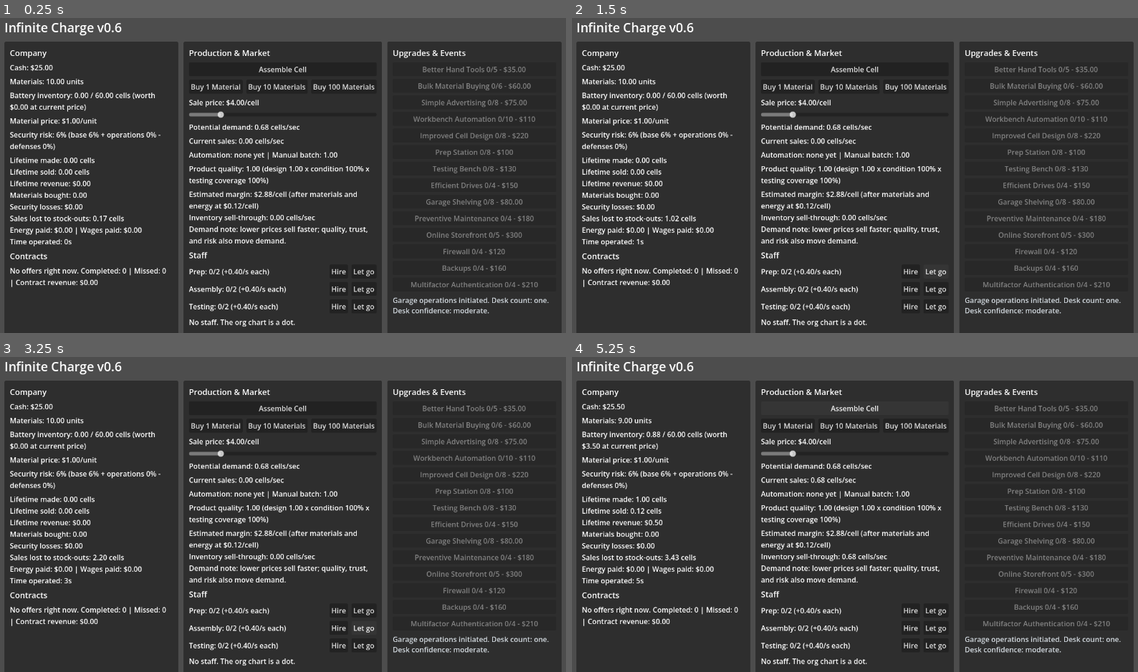
Above: before the commit, frames 1-4 (two rows, left to right).
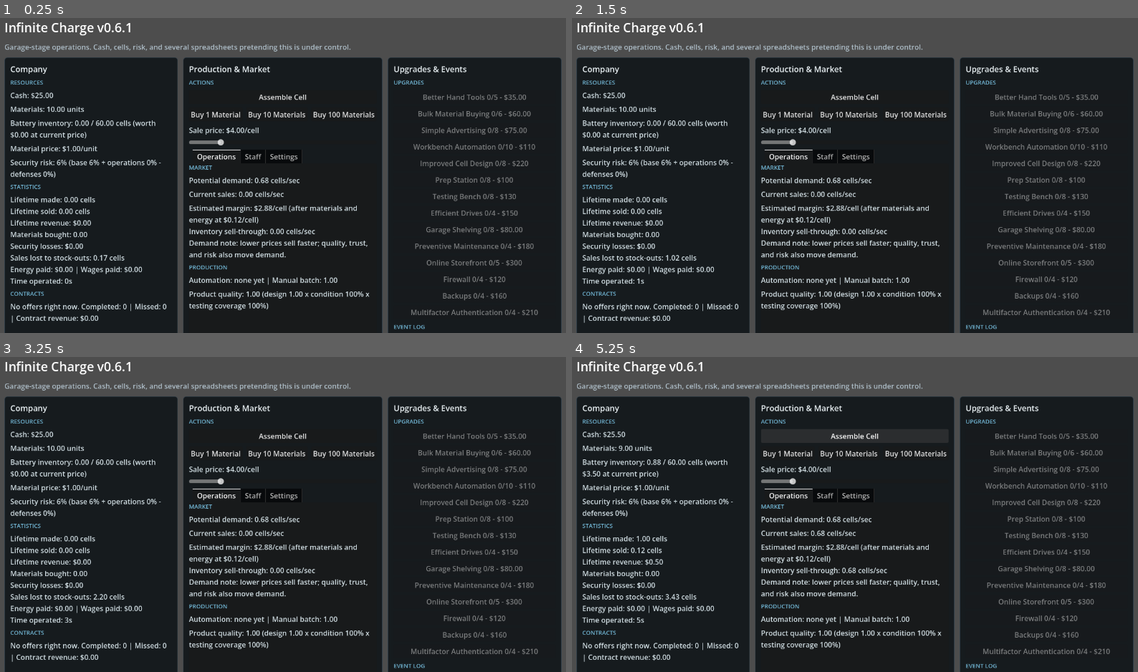
Above: after the commit, the same moments.

Repository: Moose151/infinite-charge
Game: Godot game, scene res://scenes/Main.tscn
Same seed, same stepped clock (60 frames per second), same inputs: the game is played once before the commit and once after it.
Inputs (mouse positions are in pixels of both pictures, inside the frame that each line leads up to):
- Up to frame 1 (0.25 s): no input
- Up to frame 2 (1.5 s): click (934, 270) at 0.5 s, where only the run before the commit has a clickable "Let go"; click (934, 270) at 1.25 s, where only the run before the commit has a clickable "Let go"
- Up to frame 3 (3.25 s): click (362, 627) at 2 s, where only the run before the commit has a clickable "Let go"; click (362, 627) at 2.75 s, where only the run before the commit has a clickable "Let go"
- Up to frame 4 (5.25 s): click (934, 646) at 3.5 s, where only the run before the commit has a clickable "Let go"; click (934, 646) at 4.25 s, where only the run before the commit has a clickable "Let go"; click "Assemble Cell" at 5 s

The runs differ from the first frame. In frame 1, 21% of the frame differs, in the area x 0-100%, y 1-100%; in frame 2, 22%; in frame 3, 22%; in frame 4, 23%.

Commit message:
Improve garage UI readability

Diff:
--- a/project.godot
+++ b/project.godot
@@ -15,7 +15,7 @@
 [application]
 
 config/name="Infinite Charge"
-config/version="0.6"
+config/version="0.6.1"
 run/main_scene="res://scenes/Main.tscn"
 config/features=PackedStringArray("4.7", "Forward Plus")
 config/icon="res://icon.svg"
--- a/scripts/main.gd
+++ b/scripts/main.gd
@@ -82,6 +82,11 @@
 	title.add_theme_font_size_override("font_size", 28)
 	main.add_child(title)
 
+	var subtitle: Label = Label.new()
+	subtitle.text = "Garage-stage operations. Cash, cells, risk, and several spreadsheets pretending this is under control."
+	subtitle.add_theme_color_override("font_color", Color(0.68, 0.74, 0.78))
+	main.add_child(subtitle)
+
 	var body: HBoxContainer = HBoxContainer.new()
 	body.size_flags_vertical = Control.SIZE_EXPAND_FILL
 	body.add_theme_constant_override("separation", 12)
@@ -98,17 +103,17 @@
 	var middle: VBoxContainer = middle_panel.get_node("Margin/Content") as VBoxContainer
 	var right: VBoxContainer = right_panel.get_node("Margin/Content") as VBoxContainer
 
+	_add_section_heading(left, "Resources")
 	cash_label = _add_label(left)
 	materials_label = _add_label(left)
 	inventory_label = _add_label(left)
 	material_price_label = _add_label(left)
 	risk_label = _add_label(left)
+
+	_add_section_heading(left, "Statistics")
 	stats_label = _add_label(left)
 
-	var contracts_heading: Label = Label.new()
-	contracts_heading.text = "Contracts"
-	contracts_heading.add_theme_font_size_override("font_size", 18)
-	left.add_child(contracts_heading)
+	_add_section_heading(left, "Contracts")
 
 	contract_label = _add_label(left)
 
@@ -133,6 +138,7 @@
 	offline_report_label.bbcode_enabled = true
 	left.add_child(offline_report_label)
 
+	_add_section_heading(middle, "Actions")
 	var produce_button: Button = Button.new()
 	produce_button.text = "Assemble Cell"
 	produce_button.pressed.connect(func() -> void: simulation.manual_produce(state))
@@ -156,27 +162,34 @@
 	price_slider.value_changed.connect(_on_price_changed)
 	middle.add_child(price_slider)
 
-	demand_label = _add_label(middle)
-	sales_label = _add_label(middle)
-	production_label = _add_label(middle)
-	quality_label = _add_label(middle)
-
-	condition_label = _add_label(middle)
+	var tabs: TabContainer = TabContainer.new()
+	tabs.size_flags_horizontal = Control.SIZE_EXPAND_FILL
+	tabs.size_flags_vertical = Control.SIZE_EXPAND_FILL
+	middle.add_child(tabs)
+
+	var operations_tab: VBoxContainer = _add_tab(tabs, "Operations")
+	var staff_tab: VBoxContainer = _add_tab(tabs, "Staff")
+	var settings_tab: VBoxContainer = _add_tab(tabs, "Settings")
+
+	_add_section_heading(operations_tab, "Market")
+	demand_label = _add_label(operations_tab)
+	sales_label = _add_label(operations_tab)
+	market_label = _add_label(operations_tab)
+
+	_add_section_heading(operations_tab, "Production")
+	production_label = _add_label(operations_tab)
+	quality_label = _add_label(operations_tab)
+
+	condition_label = _add_label(operations_tab)
 	service_button = Button.new()
 	service_button.pressed.connect(func() -> void: simulation.service_machines(state))
-	middle.add_child(service_button)
-
-	market_label = _add_label(middle)
-
-	var staff_heading: Label = Label.new()
-	staff_heading.text = "Staff"
-	staff_heading.add_theme_font_size_override("font_size", 18)
-	middle.add_child(staff_heading)
-
+	operations_tab.add_child(service_button)
+
+	_add_section_heading(staff_tab, "Stage Staff")
 	for role: String in ["prep", "assembly", "testing"]:
 		var staff_row: HBoxContainer = HBoxContainer.new()
 		staff_row.add_theme_constant_override("separation", 8)
-		middle.add_child(staff_row)
+		staff_tab.add_child(staff_row)
 
 		var staff_label: Label = Label.new()
 		staff_label.size_flags_horizontal = Control.SIZE_EXPAND_FILL
@@ -193,21 +206,17 @@
 		fire_button.pressed.connect(func() -> void: simulation.fire_worker(state, role))
 		staff_row.add_child(fire_button)
 
-	wage_label = _add_label(middle)
-
-	var controls_heading: Label = Label.new()
-	controls_heading.text = "Settings"
-	controls_heading.add_theme_font_size_override("font_size", 18)
-	middle.add_child(controls_heading)
-
+	wage_label = _add_label(staff_tab)
+
+	_add_section_heading(settings_tab, "Simulation")
 	pause_button = CheckButton.new()
 	pause_button.text = "Pause simulation"
 	pause_button.toggled.connect(_on_pause_toggled)
-	middle.add_child(pause_button)
+	settings_tab.add_child(pause_button)
 
 	var speed_row: HBoxContainer = HBoxContainer.new()
 	speed_row.add_theme_constant_override("separation", 8)
-	middle.add_child(speed_row)
+	settings_tab.add_child(speed_row)
 
 	var speed_label: Label = Label.new()
 	speed_label.text = "Speed"
@@ -221,9 +230,10 @@
 	speed_option.item_selected.connect(_on_speed_selected)
 	speed_row.add_child(speed_option)
 
+	_add_section_heading(settings_tab, "Saving")
 	var autosave_row: HBoxContainer = HBoxContainer.new()
 	autosave_row.add_theme_constant_override("separation", 8)
-	middle.add_child(autosave_row)
+	settings_tab.add_child(autosave_row)
 
 	var autosave_label: Label = Label.new()
 	autosave_label.text = "Autosave seconds"
@@ -238,7 +248,7 @@
 
 	var scale_row: HBoxContainer = HBoxContainer.new()
 	scale_row.add_theme_constant_override("separation", 8)
-	middle.add_child(scale_row)
+	settings_tab.add_child(scale_row)
 
 	var scale_label: Label = Label.new()
 	scale_label.text = "Interface scale"
@@ -252,7 +262,7 @@
 
 	var offline_row: HBoxContainer = HBoxContainer.new()
 	offline_row.add_theme_constant_override("separation", 8)
-	middle.add_child(offline_row)
+	settings_tab.add_child(offline_row)
 
 	var offline_label: Label = Label.new()
 	offline_label.text = "Offline hours"
@@ -268,8 +278,9 @@
 	var save_button: Button = Button.new()
 	save_button.text = "Manual Save"
 	save_button.pressed.connect(_manual_save)
-	middle.add_child(save_button)
-
+	settings_tab.add_child(save_button)
+
+	_add_section_heading(right, "Upgrades")
 	var upgrade_list: VBoxContainer = VBoxContainer.new()
 	upgrade_list.add_theme_constant_override("separation", 6)
 	right.add_child(upgrade_list)
@@ -281,6 +292,7 @@
 		upgrade_buttons[str(definition.get("id", ""))] = button
 		upgrade_list.add_child(button)
 
+	_add_section_heading(right, "Event Log")
 	event_log_label = RichTextLabel.new()
 	event_log_label.size_flags_vertical = Control.SIZE_EXPAND_FILL
 	event_log_label.bbcode_enabled = true
@@ -290,6 +302,17 @@
 	var panel: PanelContainer = PanelContainer.new()
 	panel.size_flags_horizontal = Control.SIZE_EXPAND_FILL
 	panel.size_flags_vertical = Control.SIZE_EXPAND_FILL
+	panel.custom_minimum_size = Vector2(280.0, 0.0)
+
+	var style: StyleBoxFlat = StyleBoxFlat.new()
+	style.bg_color = Color(0.085, 0.105, 0.12)
+	style.border_color = Color(0.18, 0.24, 0.28)
+	style.set_border_width_all(1)
+	style.corner_radius_top_left = 6
+	style.corner_radius_top_right = 6
+	style.corner_radius_bottom_left = 6
+	style.corner_radius_bottom_right = 6
+	panel.add_theme_stylebox_override("panel", style)
 
 	var margin: MarginContainer = MarginContainer.new()
 	margin.name = "Margin"
@@ -307,13 +330,36 @@
 	var heading: Label = Label.new()
 	heading.text = title
 	heading.add_theme_font_size_override("font_size", 18)
+	heading.add_theme_color_override("font_color", Color(0.92, 0.95, 0.96))
 	box.add_child(heading)
 
 	return panel
+
+func _add_tab(parent: TabContainer, title: String) -> VBoxContainer:
+	var scroll: ScrollContainer = ScrollContainer.new()
+	scroll.name = title
+	scroll.size_flags_horizontal = Control.SIZE_EXPAND_FILL
+	scroll.size_flags_vertical = Control.SIZE_EXPAND_FILL
+	parent.add_child(scroll)
+
+	var box: VBoxContainer = VBoxContainer.new()
+	box.add_theme_constant_override("separation", 8)
+	box.size_flags_horizontal = Control.SIZE_EXPAND_FILL
+	scroll.add_child(box)
+	return box
+
+func _add_section_heading(parent: Control, text: String) -> Label:
+	var heading: Label = Label.new()
+	heading.text = text.to_upper()
+	heading.add_theme_font_size_override("font_size", 13)
+	heading.add_theme_color_override("font_color", Color(0.45, 0.72, 0.84))
+	parent.add_child(heading)
+	return heading
 
 func _add_label(parent: Control) -> Label:
 	var label: Label = Label.new()
 	label.autowrap_mode = TextServer.AUTOWRAP_WORD_SMART
+	label.add_theme_color_override("font_color", Color(0.82, 0.87, 0.89))
 	parent.add_child(label)
 	return label
 
Not shown, changed: CHANGELOG.md
